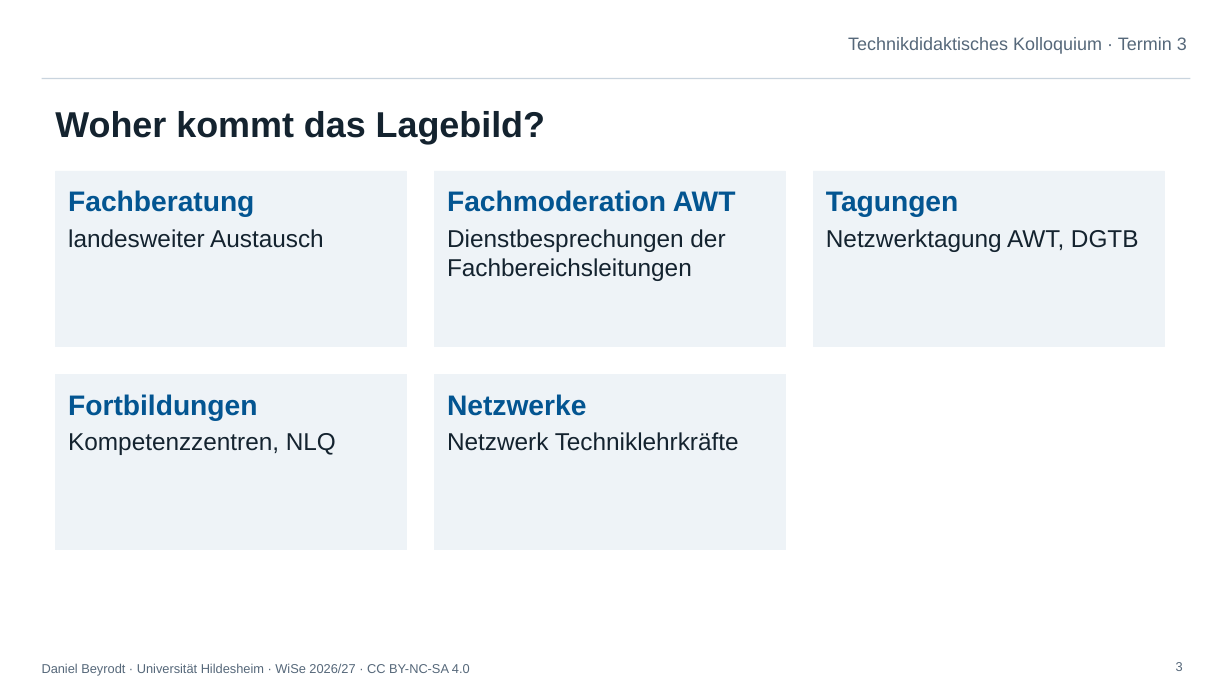
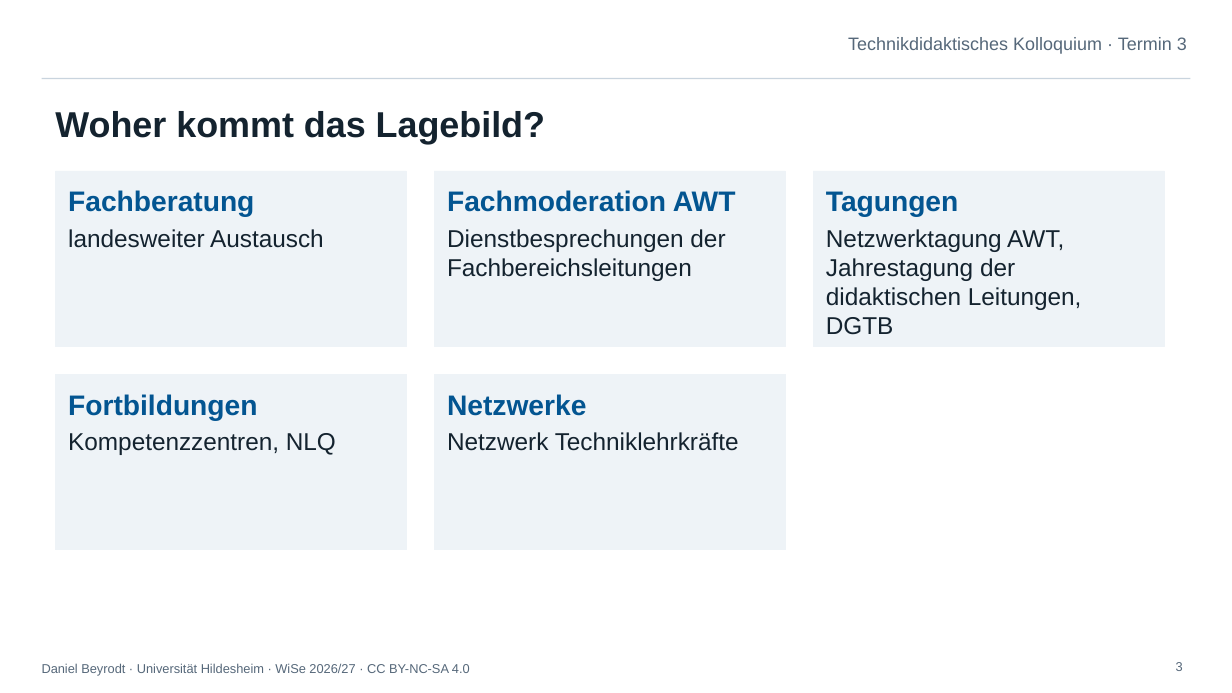
Before and after one commit to deinTechniklehrer/Uni-Hildesheim, a slide deck: slide 3 of technikdidaktisches-kolloquium/praesentationen/TdK_Termin-3_Aktuelle-Entwicklungen-Leistungsbewertung-Referat.pptx. Drawn at 1232x693 pixels with LibreOffice and Linux fonts; fonts in the diff are those of the drawing; background and template pictures are left out. Boxes give left, top, right and bottom in pixels: in the first picture for what was removed or moved away, otherwise in the second. Text is boxed around its words. In the diff, an @@ line names an element or a change of style, - is before the commit and + after.

```diff
--- a/technikdidaktisches-kolloquium/praesentationen/TdK_Termin-3_Aktuelle-Entwicklungen-Leistungsbewertung-Referat.pptx
+++ b/technikdidaktisches-kolloquium/praesentationen/TdK_Termin-3_Aktuelle-Entwicklungen-Leistungsbewertung-Referat.pptx
@@ text in rectangle at (826,229,1082,335): text changed @@
-Netzwerktagung AWT, DGTB
+Netzwerktagung AWT, Jahrestagung der didaktischen Leitungen, DGTB
```
Also in this commit, not shown: 1 other slide changed, 6 other files.
